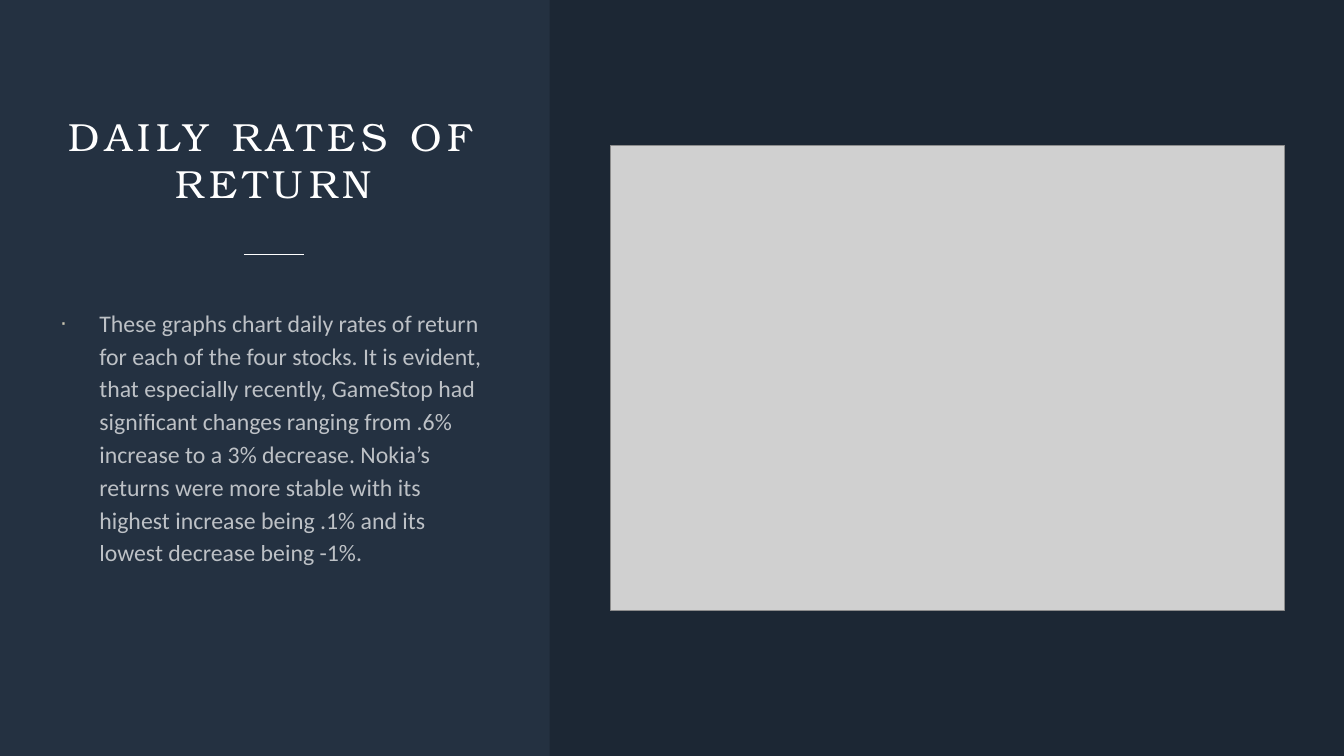
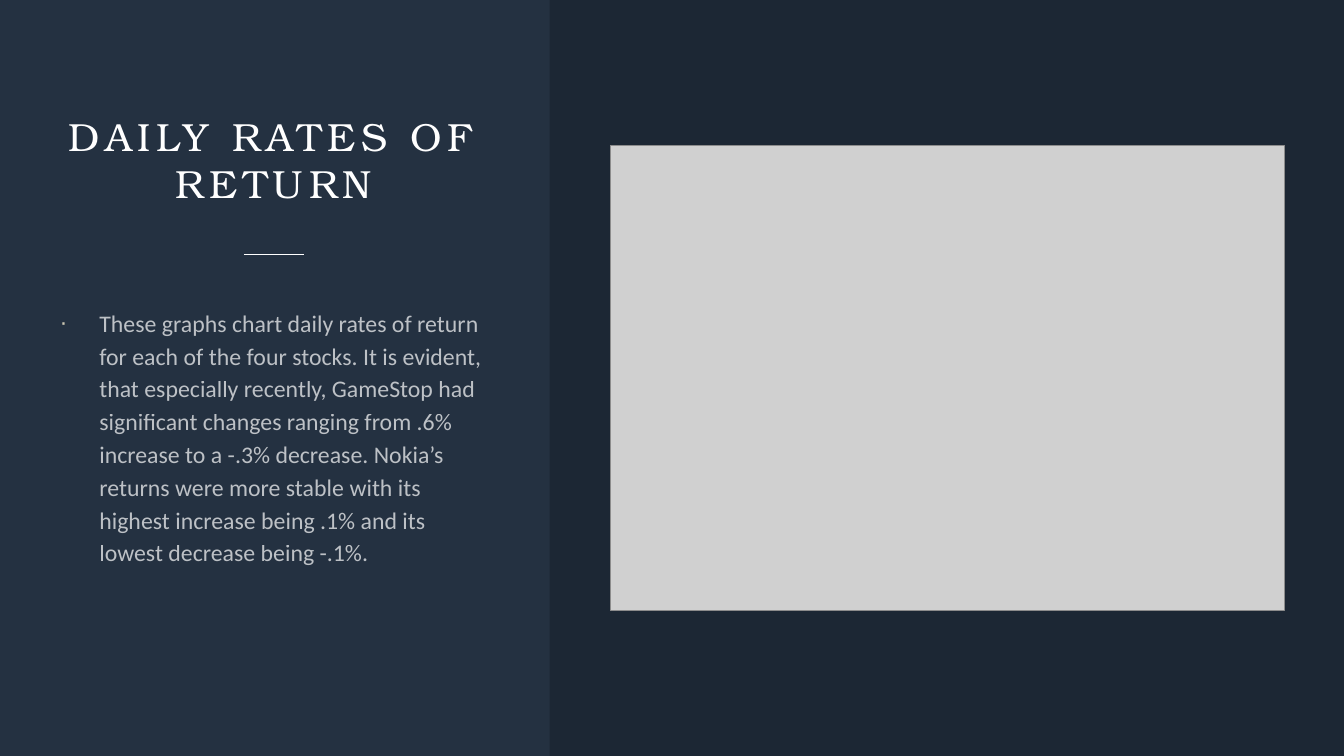
Before and after one commit to annikaboudwin/tech-stock-analysis, a slide deck: slide 9 of Brief tech stock analysis.pptx. Drawn at 1344x756 pixels with LibreOffice and Linux fonts; fonts in the diff are those of the drawing; grey boxes stand for pictures. Boxes give left, top, right and bottom in pixels: in the first picture for what was removed or moved away, otherwise in the second. Text is boxed around its words. In the diff, an @@ line names an element or a change of style, - is before the commit and + after.

```diff
--- a/Brief tech stock analysis.pptx
+++ b/Brief tech stock analysis.pptx
@@ text at [99,315,482,565]: text changed @@
-· These graphs chart daily rates of return for each of the four stocks. It is evident, that especially recently, GameStop had significant changes ranging from .6% increase to a 3% decrease. Nokia’s returns were more stable with its highest increase being .1% and its lowest decrease being -1%.
+· These graphs chart daily rates of return for each of the four stocks. It is evident, that especially recently, GameStop had significant changes ranging from .6% increase to a -.3% decrease. Nokia’s returns were more stable with its highest increase being .1% and its lowest decrease being -.1%.
```
Also in this commit, not shown: 2 other slides changed.
